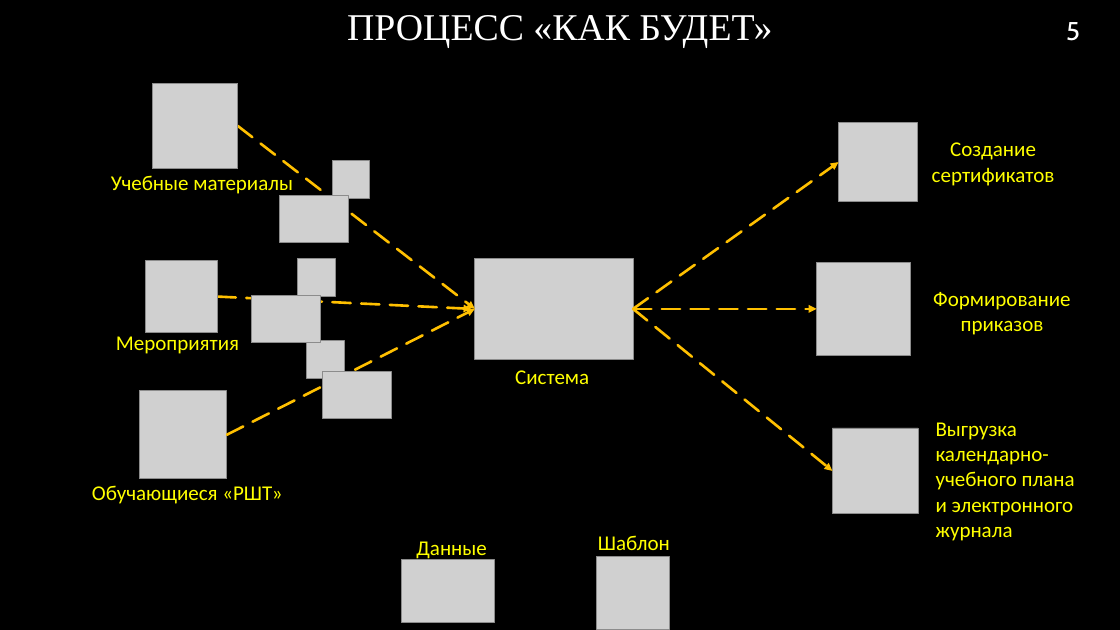
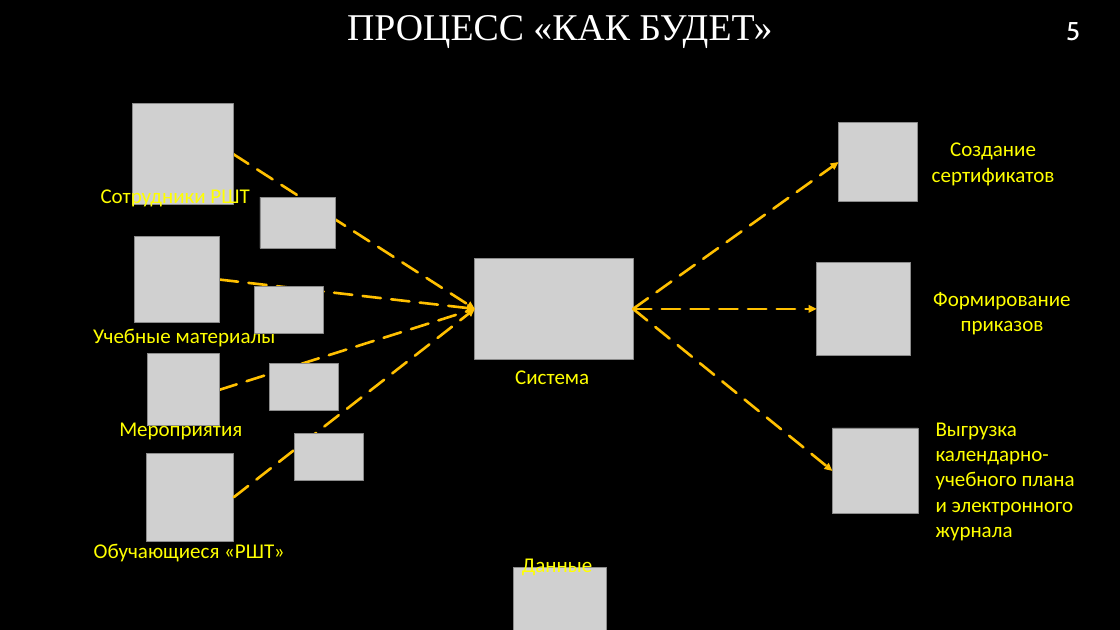
Before and after one commit to RAdKuzur/ASTU, a slide deck: slide 5 of Дипломная работа/Консультации Хоменко/Презентация v5.0 .pptx. Drawn at 1120x630 pixels with LibreOffice and Linux fonts; fonts in the diff are those of the drawing; grey boxes stand for pictures; background and template pictures are left out. Boxes give left, top, right and bottom in pixels: in the first picture for what was removed or moved away, otherwise in the second. Text is boxed around its words. In the diff, an @@ line names an element or a change of style, - is before the commit and + after.

Commit message:
fix presentation

```diff
--- a/Дипломная работа/Консультации Хоменко/Презентация v5.0 .pptx
+++ b/Дипломная работа/Консультации Хоменко/Презентация v5.0 .pptx
@@ picture added at (x1=133, y1=103, x2=234, y2=204) @@
@@ arrow added from (233, 154) to (475, 309), #FFC000 2.25 pt dashed @@
@@ picture removed at (x1=332, y1=161, x2=370, y2=199) @@
@@ text added at (x1=101, y1=185, x2=249, y2=209), 18 pt, text #FFFF00 @@
+Сотрудники РШТ
@@ picture added at (x1=260, y1=197, x2=336, y2=249) @@
@@ picture moved from (x1=152, y1=83, x2=238, y2=169) to (x1=134, y1=237, x2=220, y2=323) @@
@@ picture removed at (x1=297, y1=259, x2=335, y2=297) @@
@@ arrow moved from (238, 126) - (475, 309) to (220, 280) - (475, 309) @@
@@ picture moved from (x1=280, y1=195, x2=349, y2=242) to (x1=254, y1=287, x2=323, y2=334) @@
@@ text "Учебные материалы" moved from (x1=111, y1=175, x2=293, y2=196) to (x1=93, y1=325, x2=276, y2=347) @@
@@ arrow moved from (218, 297) - (471, 309) to (219, 390) - (475, 309) @@
@@ arrow moved from (227, 435) - (475, 309) to (234, 497) - (475, 309) @@
@@ picture moved from (x1=145, y1=260, x2=218, y2=333) to (x1=147, y1=354, x2=219, y2=426) @@
@@ picture removed at (x1=307, y1=341, x2=344, y2=379) @@
@@ picture moved from (x1=251, y1=296, x2=320, y2=343) to (x1=270, y1=364, x2=339, y2=411) @@
@@ text "Мероприятия" rewrapped from (x1=116, y1=336, x2=239, y2=354) to (x1=119, y1=418, x2=242, y2=440) @@
@@ picture moved from (x1=323, y1=372, x2=392, y2=419) to (x1=294, y1=434, x2=363, y2=481) @@
@@ picture moved from (x1=139, y1=391, x2=227, y2=478) to (x1=146, y1=454, x2=234, y2=541) @@
@@ text "Обучающиеся «РШТ»" moved from (x1=92, y1=485, x2=282, y2=504) to (x1=94, y1=541, x2=284, y2=562) @@
@@ text removed at (x1=598, y1=535, x2=670, y2=557) @@
-Шаблон
@@ picture moved from (x1=402, y1=560, x2=494, y2=623) to (x1=513, y1=567, x2=606, y2=630) @@
@@ text "Данные" moved from (x1=416, y1=541, x2=486, y2=562) to (x1=522, y1=554, x2=592, y2=578) @@
@@ picture removed at (x1=597, y1=557, x2=670, y2=630) @@
```
Also in this commit, not shown: 5 other slides changed.
